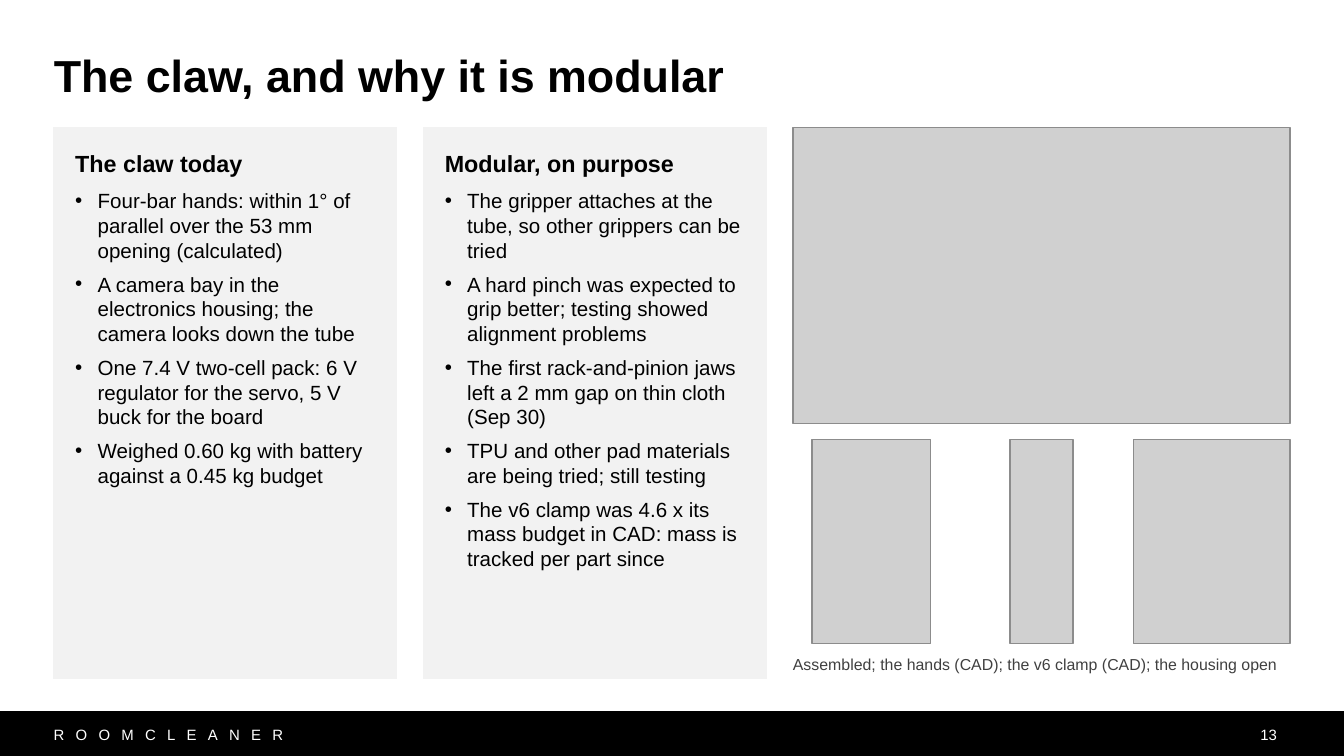
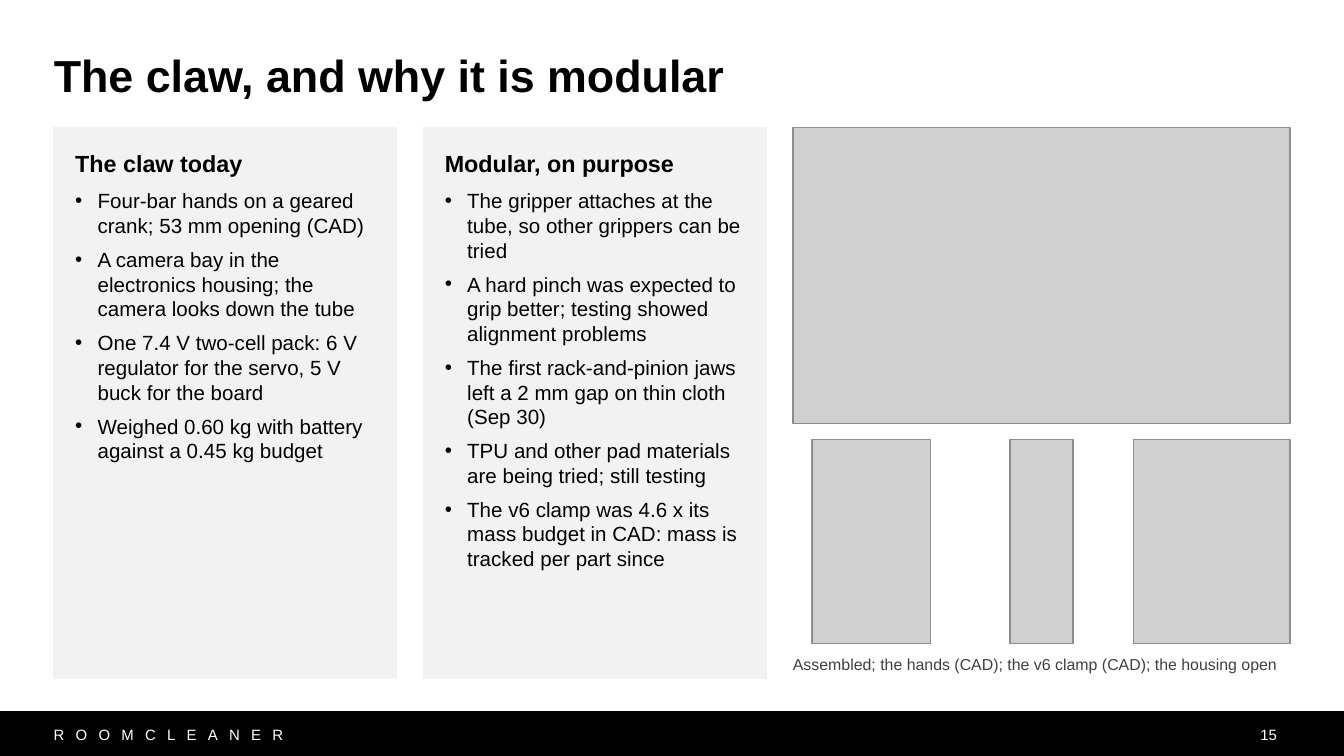
Before and after one commit to Jaspario1199/RoomCleaner, a slide deck: slide 15 of docs/presentation/deck_v10/RoomCleaner_Buntinx_v10.pptx (slide 13 before the commit). Drawn at 1344x756 pixels with LibreOffice and Linux fonts; fonts in the diff are those of the drawing; grey boxes stand for pictures. Boxes give left, top, right and bottom in pixels: in the first picture for what was removed or moved away, otherwise in the second. Text is boxed around its words. In the diff, an @@ line names an element or a change of style, - is before the commit and + after.

```diff
--- a/docs/presentation/deck_v10/RoomCleaner_Buntinx_v10.pptx
+++ b/docs/presentation/deck_v10/RoomCleaner_Buntinx_v10.pptx
@@ text in rectangle at bbox=[98, 193, 364, 238]: text changed @@
-• Four-bar hands: within 1° of parallel over the 53 mm opening (calculated)
+• Four-bar hands on a geared crank; 53 mm opening (CAD)
@@ page number at bbox=[1260, 729, 1277, 740]: text changed @@
-13
+15
```
Also in this commit, not shown: 9 other slides changed, 3 slides added, 2 slides removed, 9 other files.
